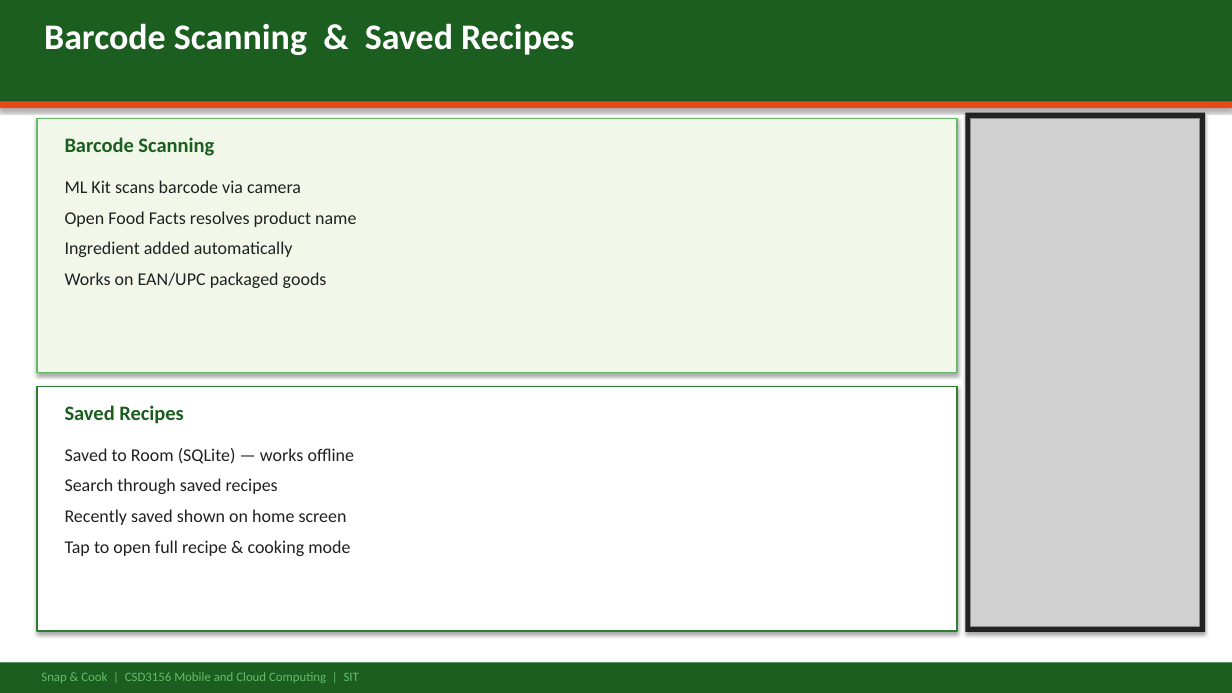
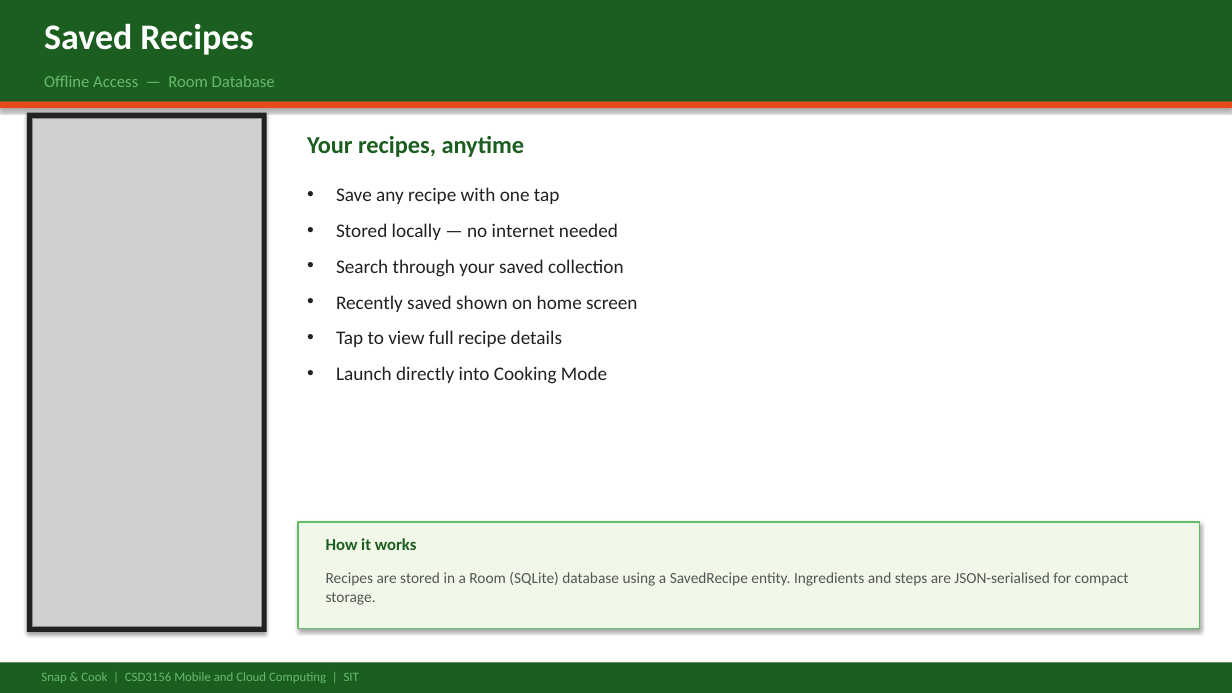
Before and after one commit to tobenwarrior/MobileComputingProject, a slide deck: slide 8 of SnapAndCook_Presentation.pptx. Drawn at 1232x693 pixels with LibreOffice and Linux fonts; fonts in the diff are those of the drawing; grey boxes stand for pictures. Boxes give left, top, right and bottom in pixels: in the first picture for what was removed or moved away, otherwise in the second. Text is boxed around its words. In the diff, an @@ line names an element or a change of style, - is before the commit and + after.

Commit message:
Update Slides

```diff
--- a/SnapAndCook_Presentation.pptx
+++ b/SnapAndCook_Presentation.pptx
@@ text at (44, 23, 253, 55): text changed @@
-Barcode Scanning & Saved Recipes
+Saved Recipes
@@ text added at (44, 75, 275, 87), 13 pt, text #66BB6A @@
+Offline Access — Room Database
@@ rectangle: place and size @@
-rectangle at (966, 113, 1206, 632)
+rectangle at (27, 113, 267, 632)
@@ picture: place and size @@
-picture at (971, 118, 1201, 627)
+picture at (32, 118, 262, 627)
@@ text removed at (65, 137, 214, 156) @@
-Barcode Scanning
@@ text added at (307, 136, 525, 157), 19 pt, text #1B5E20, bold @@
+Your recipes, anytime
@@ text removed at (65, 180, 356, 288) @@
-ML Kit scans barcode via camera
-Open Food Facts resolves product name
-Ingredient added automatically
-Works on EAN/UPC packaged goods
@@ text added at (336, 187, 637, 384), 15 pt, text #212121 @@
+• Save any recipe with one tap
+• Stored locally — no internet needed
+• Search through your saved collection
+• Recently saved shown on home screen
+• Tap to view full recipe details
+• Launch directly into Cooking Mode
@@ rectangle removed at (37, 386, 958, 631) @@
@@ text removed at (65, 405, 184, 424) @@
-Saved Recipes
@@ text removed at (65, 448, 355, 556) @@
-Saved to Room (SQLite) — works offline
-Search through saved recipes
-Recently saved shown on home screen
-Tap to open full recipe & cooking mode
@@ rectangle: place and size @@
-rectangle at (37, 118, 958, 372)
+rectangle at (299, 522, 1201, 628)
@@ text added at (326, 538, 417, 550), 13 pt, text #1B5E20, bold @@
+How it works
@@ text added at (326, 572, 1129, 605), 12 pt, text #555555 @@
+Recipes are stored in a Room (SQLite) database using a SavedRecipe entity. Ingredients and steps are JSON-serialised for compact storage.
```
Also in this commit, not shown: 4 other slides changed, 3 slides removed.
